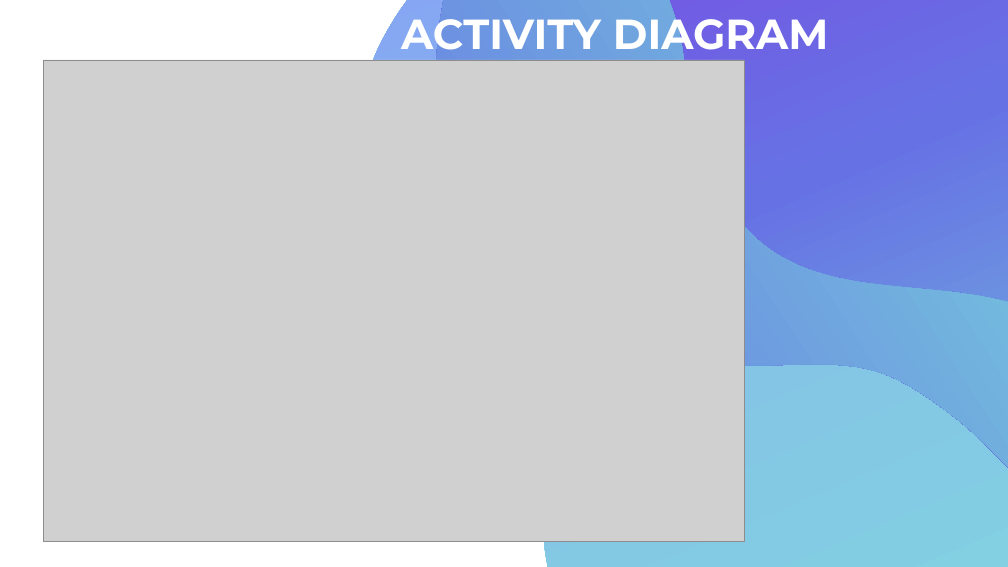
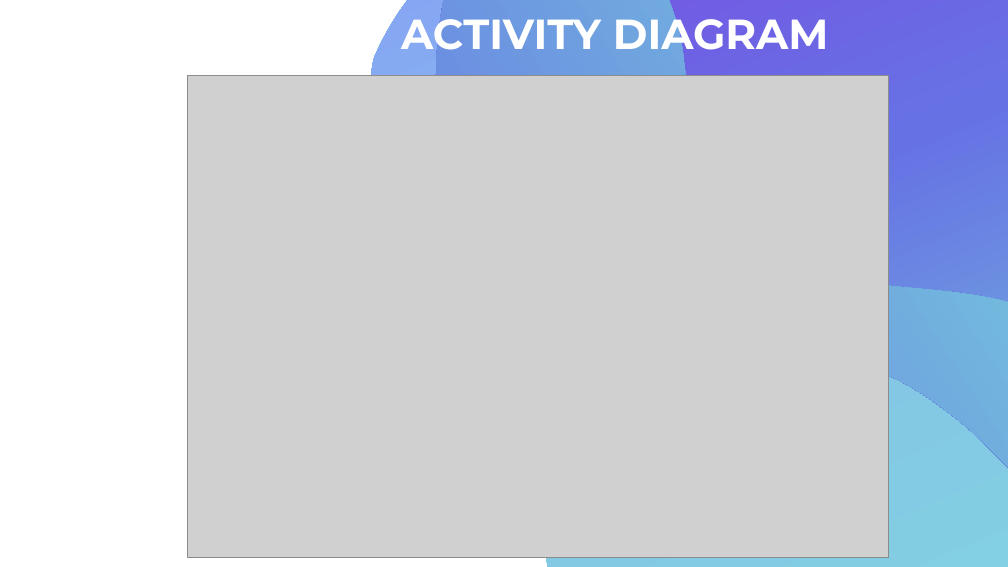
Before and after one commit to clintjeff2/webmet-plus-LANDMARK, a slide deck: slide 13 of Comuter materials.pptx. Drawn at 1008x567 pixels with LibreOffice and Linux fonts; fonts in the diff are those of the drawing; grey boxes stand for pictures. Boxes give left, top, right and bottom in pixels: in the first picture for what was removed or moved away, otherwise in the second. Text is boxed around its words. In the diff, an @@ line names an element or a change of style, - is before the commit and + after.

Commit message:
Final version (v3) for ppt CA presentation

```diff
--- a/Comuter materials.pptx
+++ b/Comuter materials.pptx
@@ freeform shape: place and size @@
-freeform shape at <box>293,0,1008,567</box>
+freeform shape at <box>244,0,1008,567</box>
@@ freeform shape at <box>244,0,1008,567</box>: fill gradient #882BE5 to #6672E4 to #7CEFD8 to gradient #80DEDE to #85C1E7 to #878CFF @@
@@ freeform shape: place and size @@
-freeform shape at <box>244,0,1008,567</box>
+freeform shape at <box>272,0,1008,567</box>
@@ freeform shape at <box>272,0,1008,567</box>: fill gradient #80DEDE to #85C1E7 to #878CFF to gradient #7CEFD8 to #6672E4 to #882BE5 @@
@@ freeform shape: place and size @@
-freeform shape at <box>272,0,1008,567</box>
+freeform shape at <box>293,0,1008,567</box>
@@ freeform shape at <box>293,0,1008,567</box>: fill gradient #7CEFD8 to #6672E4 to #882BE5 to gradient #882BE5 to #6672E4 to #7CEFD8 @@
@@ title removed at <box>69,56,551,112</box> @@
-Human resources slide 10
@@ picture: place and size @@
-picture at <box>43,60,745,542</box>
+picture at <box>188,76,889,558</box>
```
Also in this commit, not shown: 11 other slides changed.
